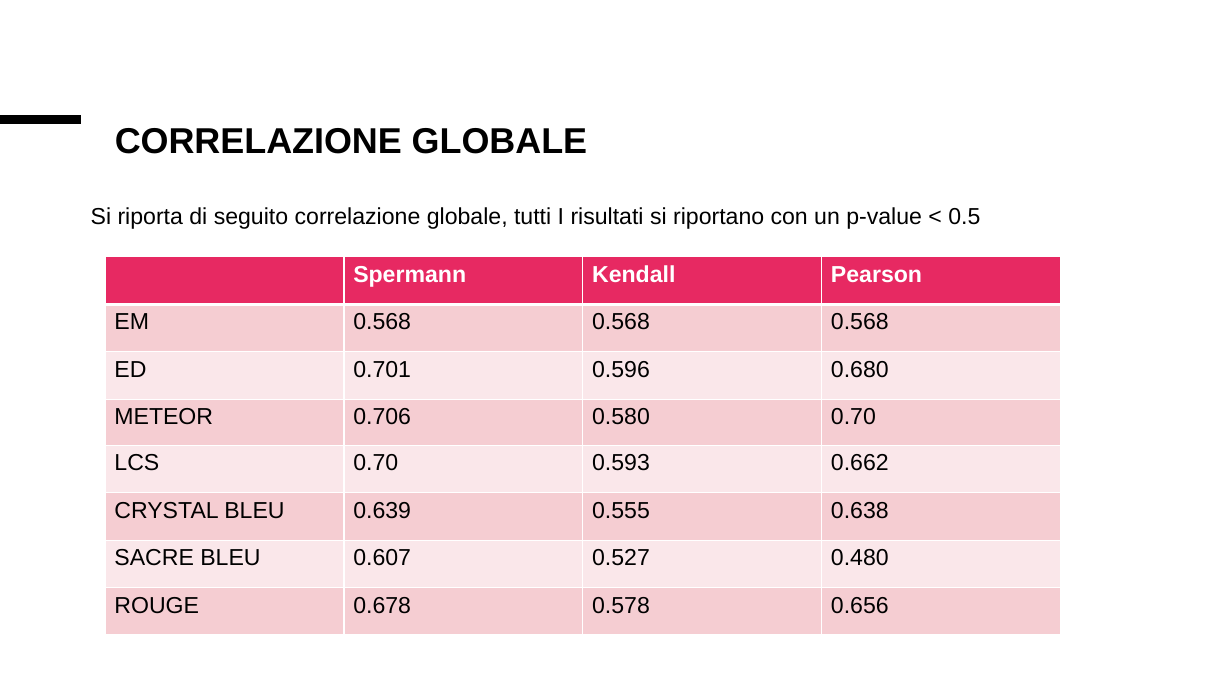
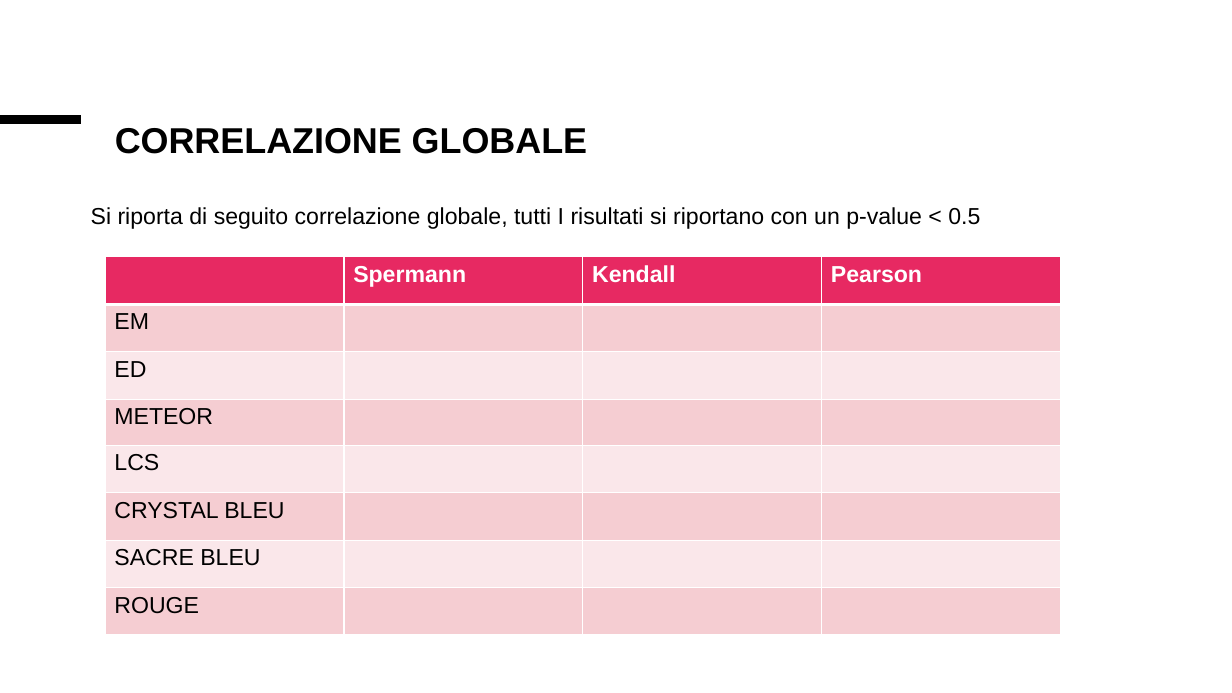
Before and after one commit to Simpronic/Tesi_Generatore_VHDL, a slide deck: slide 22 of altro/Presentazione_risultati.pptx (slide 16 before the commit). Drawn at 1232x693 pixels with LibreOffice and Linux fonts; fonts in the diff are those of the drawing. Boxes give left, top, right and bottom in pixels: in the first picture for what was removed or moved away, otherwise in the second. Text is boxed around its words. In the diff, an @@ line names an element or a change of style, - is before the commit and + after.

```diff
--- a/altro/Presentazione_risultati.pptx
+++ b/altro/Presentazione_risultati.pptx
@@ table at bbox=[105, 257, 1063, 636] @@
-row 2: EM | 0.568 | 0.568 | 0.568
+row 2: EM |  |  | 
-row 3: ED | 0.701 | 0.596 | 0.680
+row 3: ED |  |  | 
-row 4: METEOR | 0.706 | 0.580 | 0.70
+row 4: METEOR |  |  | 
-row 5: LCS | 0.70 | 0.593 | 0.662
+row 5: LCS |  |  | 
-row 6: CRYSTAL BLEU | 0.639 | 0.555 | 0.638
+row 6: CRYSTAL BLEU |  |  | 
-row 7: SACRE BLEU | 0.607 | 0.527 | 0.480
+row 7: SACRE BLEU |  |  | 
-row 8: ROUGE | 0.678 | 0.578 | 0.656
+row 8: ROUGE |  |  | 
```
Also in this commit, not shown: 1 other slide changed, 8 slides added, 4 other files.
